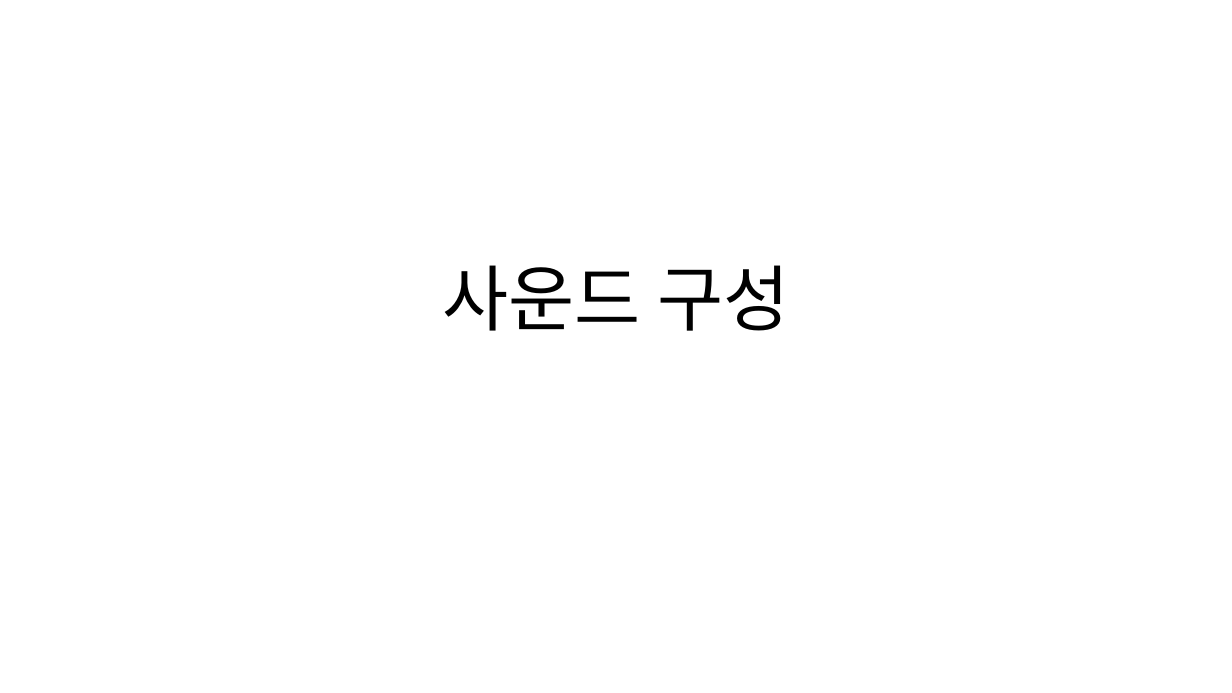
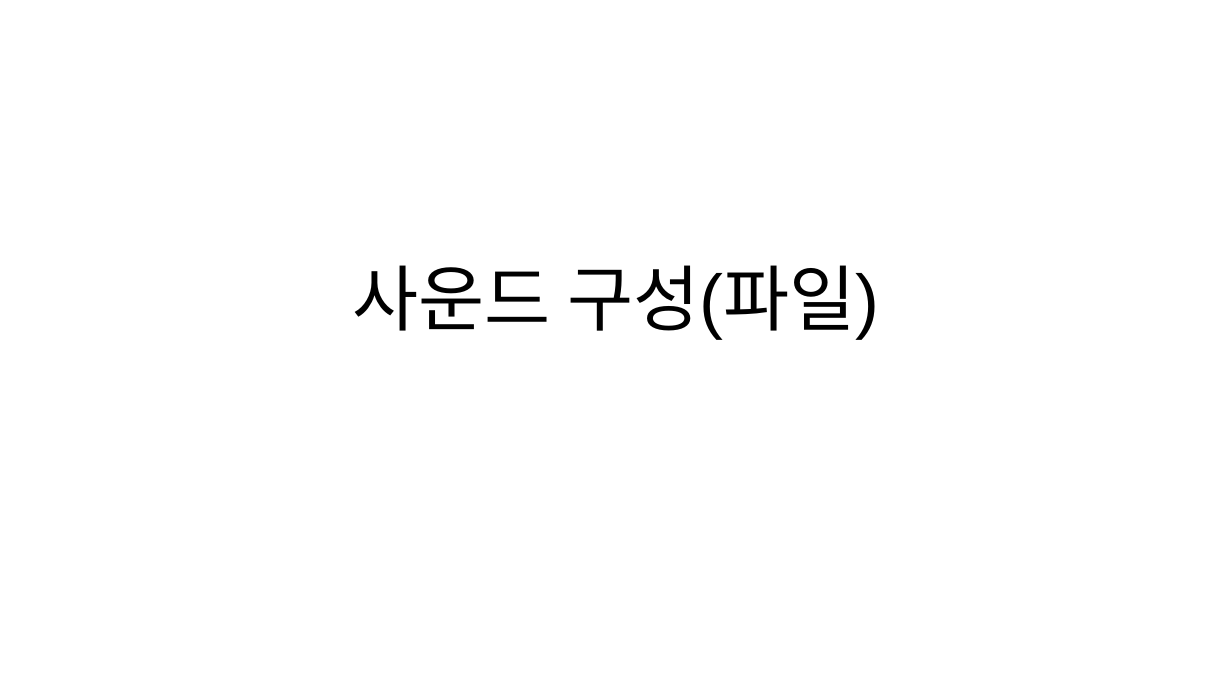
Before and after one commit to penspanic/ITWGamejam, a slide deck: slide 1 of Resource/Sound/RocketMan_사운드구성.pptx. Drawn at 1232x693 pixels with LibreOffice and Linux fonts; fonts in the diff are those of the drawing. Boxes give left, top, right and bottom in pixels: in the first picture for what was removed or moved away, otherwise in the second. Text is boxed around its words. In the diff, an @@ line names an element or a change of style, - is before the commit and + after.

Commit message:
[고요한] SFX,BGM 인게임 음원 파일들 Resource/Sound 폴더에 저장

```diff
--- a/Resource/Sound/RocketMan_사운드구성.pptx
+++ b/Resource/Sound/RocketMan_사운드구성.pptx
@@ title at [353, 265, 879, 340]: text changed @@
-사운드 구성
+사운드 구성(파일)
```
Also in this commit, not shown: 2 slides added, 10 slides removed, 34 other files.
